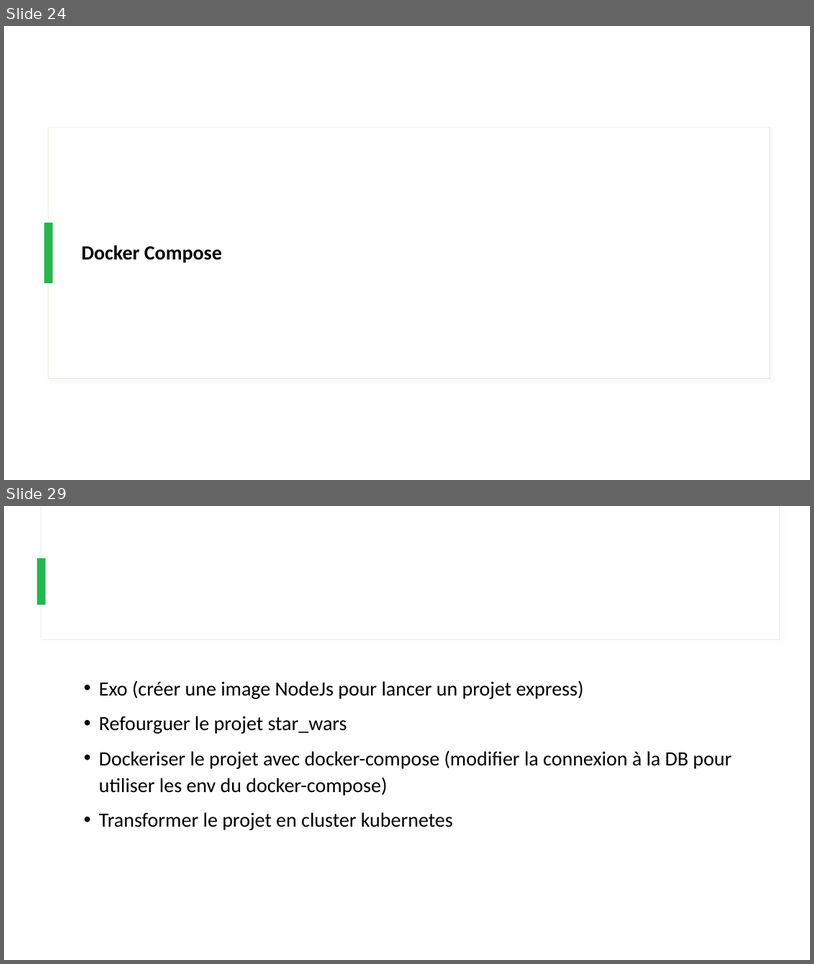
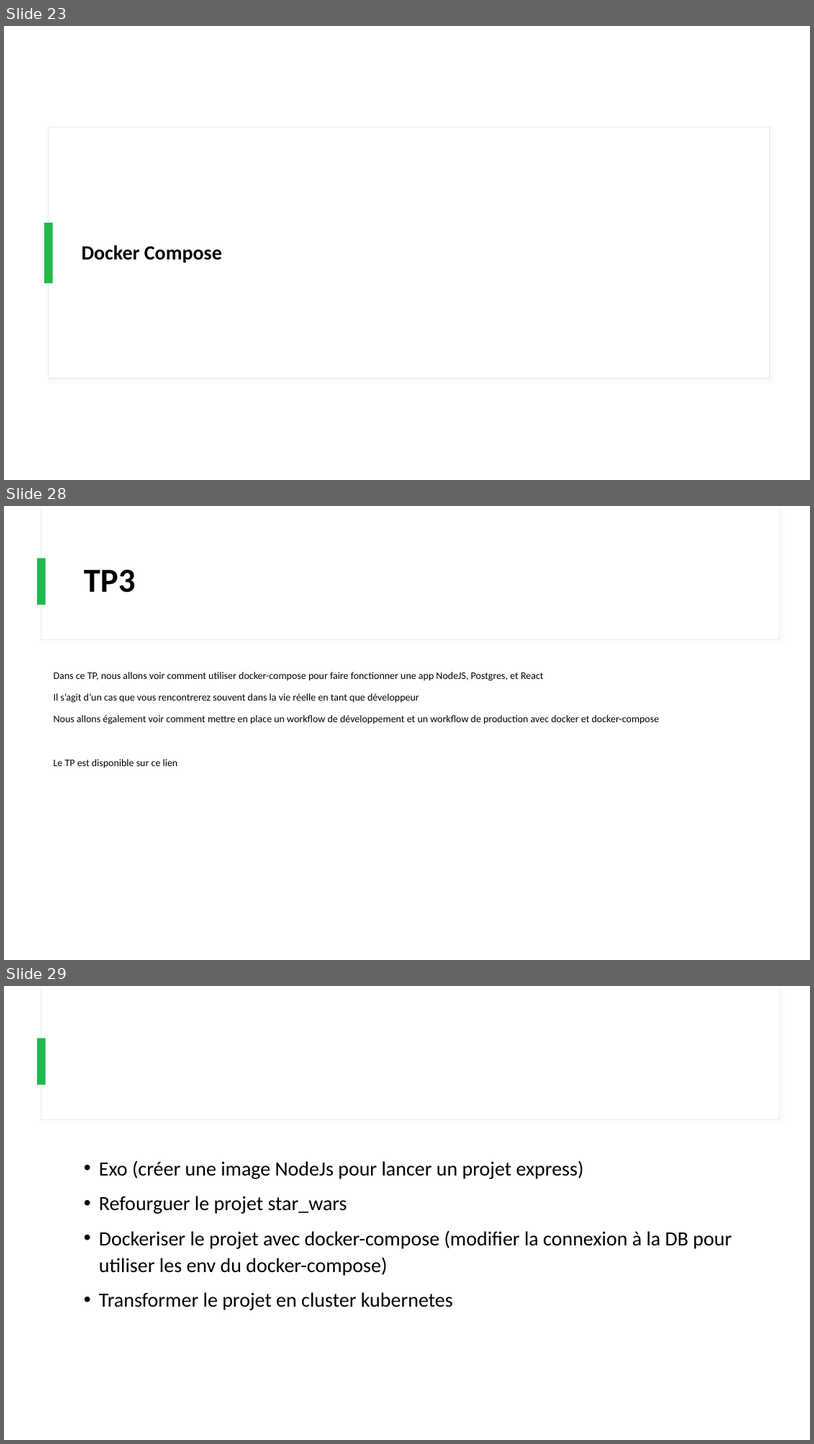
Before and after one commit to IPSSIASIDEV2/Jedy-DockerKubernetes-Formation, a slide deck: Cours/Cours.pptx. Shown one above the other, each under a label of ours: slides 24 and 29 before the commit, slides 23, 28 and 29 after it; the slides between them are not shown. The pictures are 814x964 and 814x1444 pixels, drawn with LibreOffice and Linux fonts; fonts in the diff are those of the drawing. Boxes give left, top, right and bottom in pixels: in the first picture for what was removed or moved away, otherwise in the second. Text is boxed around its words. In the diff, an @@ line names an element or a change of style, - is before the commit and + after.

```diff
--- a/Cours/Cours.pptx
+++ b/Cours/Cours.pptx
@@ slide 28 added at bbox=[4, 506, 810, 960], background #FFFFFF; not listed: 3 template elements that a slide beside it also shows @@
@@ title added at bbox=[84, 569, 135, 592], 40 pt, text #000000, bold @@
+TP3
@@ text added at bbox=[54, 672, 660, 768], 12 pt, text #000000 @@
+Dans ce TP, nous allons voir comment utiliser docker-compose pour faire fonctionner une app NodeJS, Postgres, et React
+Il s’agit d’un cas que vous rencontrerez souvent dans la vie réelle en tant que développeur
+Nous allons également voir comment mettre en place un workflow de développement et un workflow de production avec docker et docker-compose
+Le TP est disponible sur ce lien
@@ what was slide 24 is now slide 23 @@
```
Also in this commit, not shown: 3 slides changed, 1 other slide added, 2 slides removed, 3 other files.
